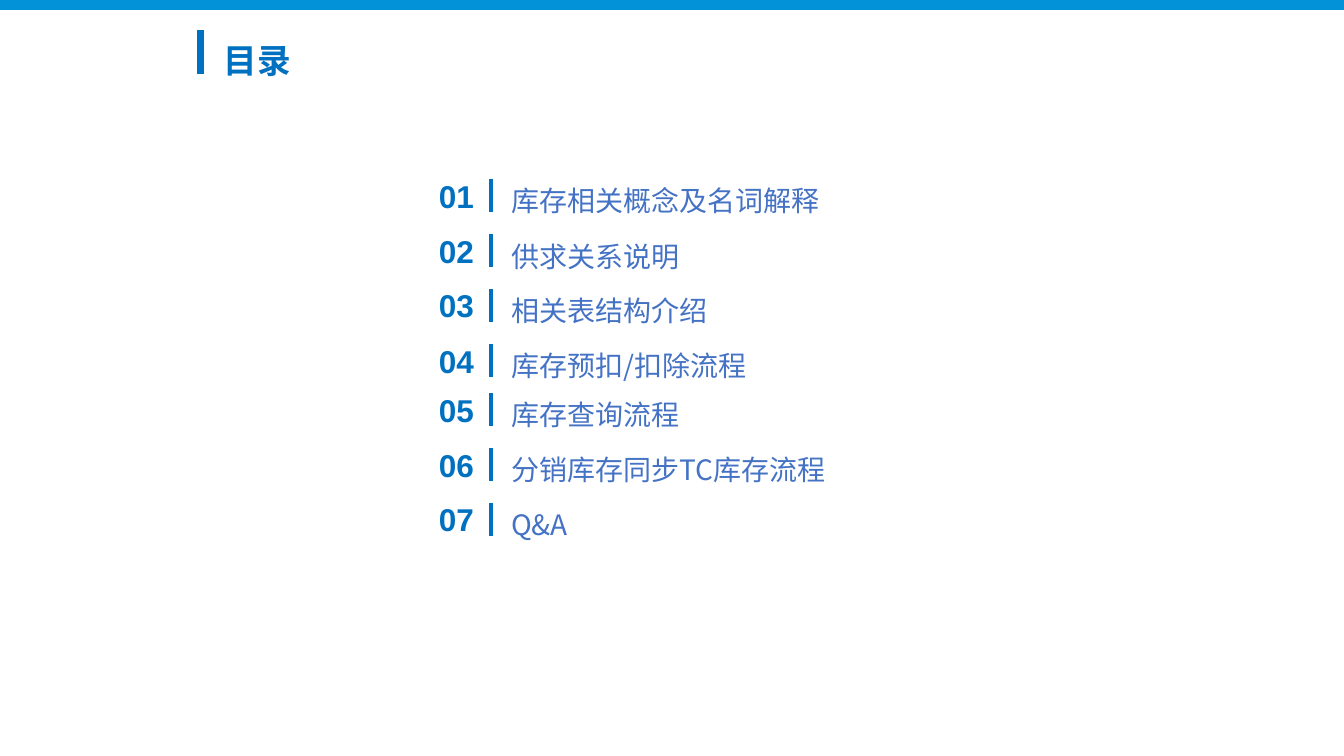
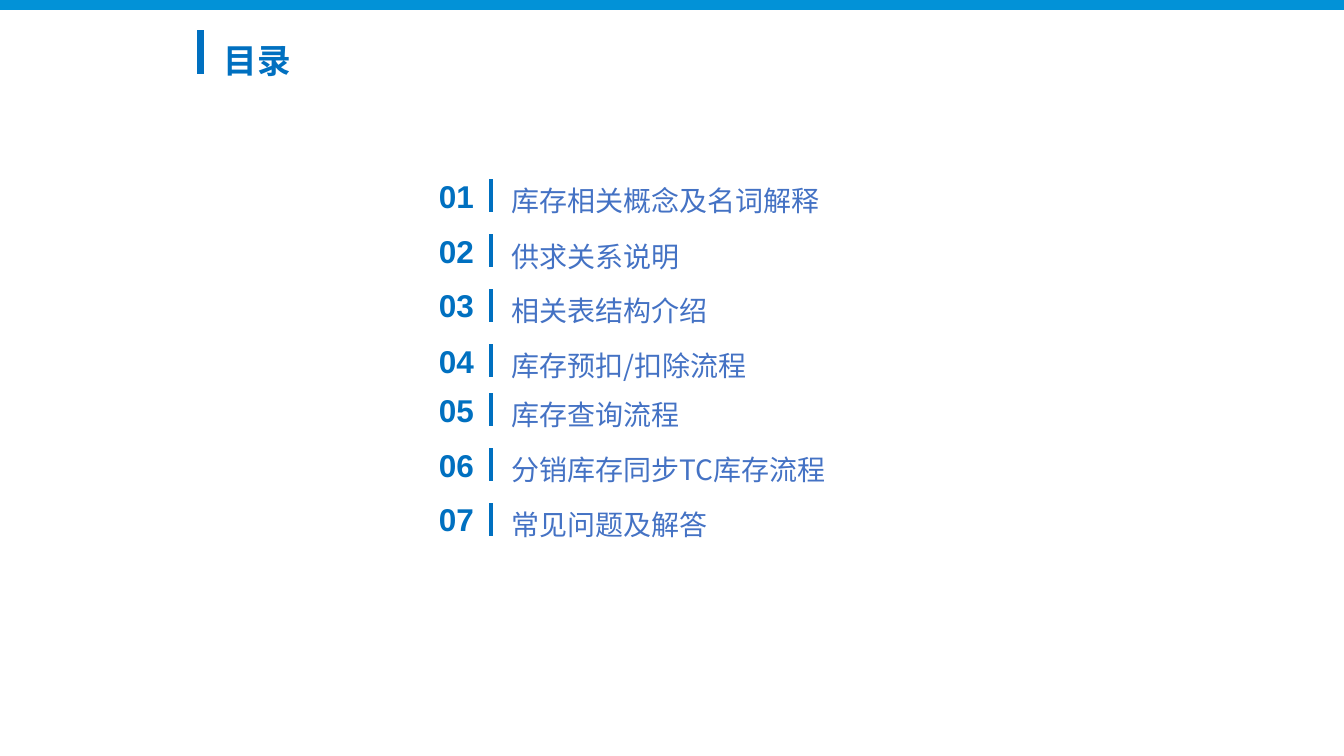
Before and after one commit to xklnew/Go-000, a slide deck: slide 2 of Week01/分销平台商品系统简介.pptx. Drawn at 1344x756 pixels with LibreOffice and Linux fonts; fonts in the diff are those of the drawing; background and template pictures are left out. Boxes give left, top, right and bottom in pixels: in the first picture for what was removed or moved away, otherwise in the second. Text is boxed around its words. In the diff, an @@ line names an element or a change of style, - is before the commit and + after.

```diff
--- a/Week01/分销平台商品系统简介.pptx
+++ b/Week01/分销平台商品系统简介.pptx
@@ text at (511, 511, 707, 538): text changed @@
-Q&A
+常见问题及解答
```
Also in this commit, not shown: 11 other slides changed, 1 slide added, 10 other files.
